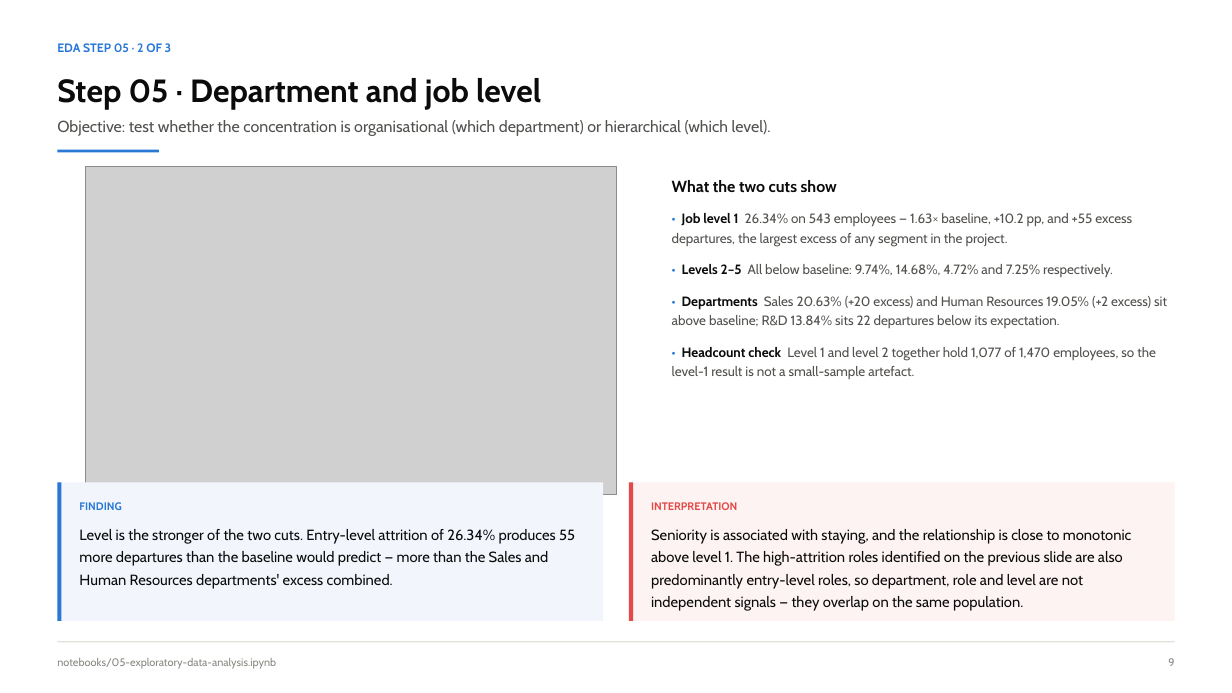
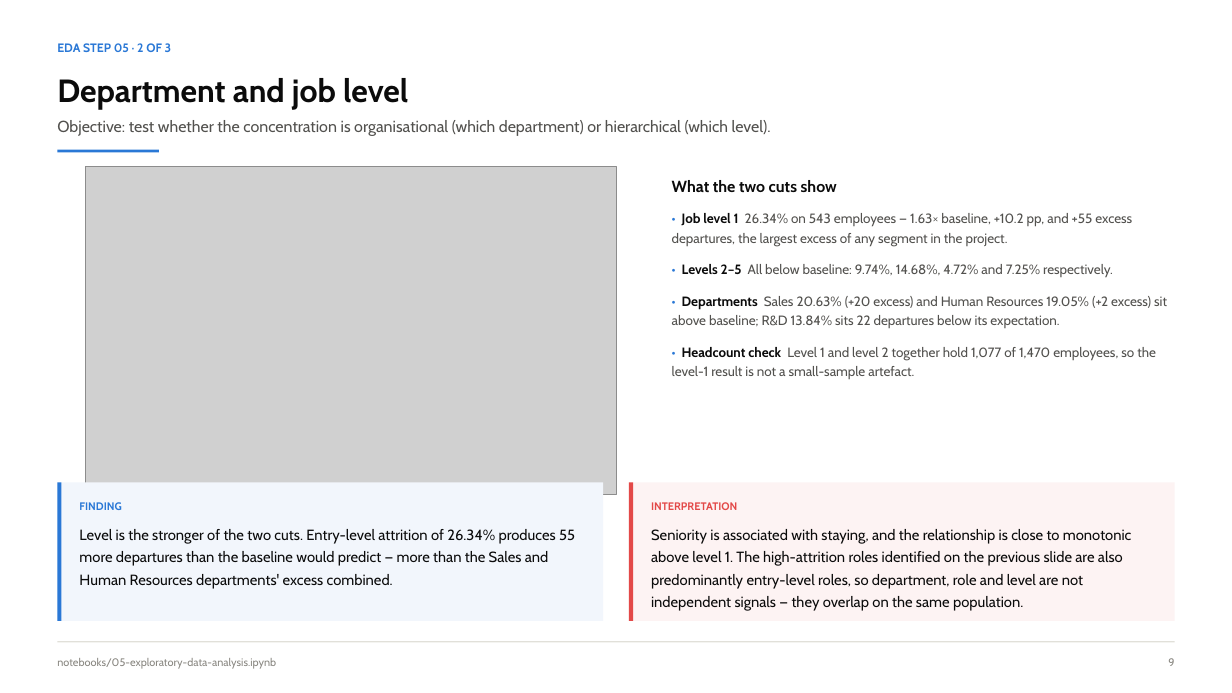
Before and after one commit to NPower-JDA-Cohort-2026/ibm-analytics-attrition-eda, a slide deck: slide 10 of presentation/IBM_Attrition_EDA_Team_Presentation.pptx (slide 9 before the commit). Drawn at 1232x693 pixels with LibreOffice and Linux fonts; fonts in the diff are those of the drawing; grey boxes stand for pictures. Boxes give left, top, right and bottom in pixels: in the first picture for what was removed or moved away, otherwise in the second. Text is boxed around its words. In the diff, an @@ line names an element or a change of style, - is before the commit and + after.

```diff
--- a/presentation/IBM_Attrition_EDA_Team_Presentation.pptx
+++ b/presentation/IBM_Attrition_EDA_Team_Presentation.pptx
@@ text at bbox=[57, 78, 408, 109]: text changed @@
-Step 05 · Department and job level
+Department and job level
```
Also in this commit, not shown: 10 other slides changed.
